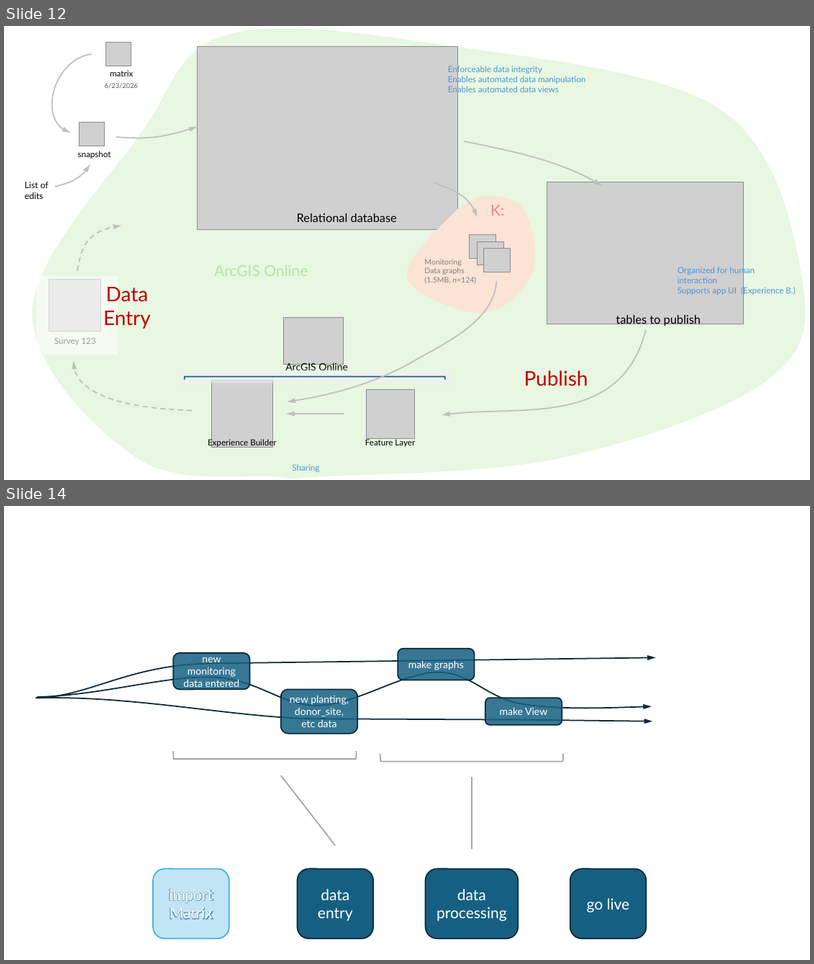
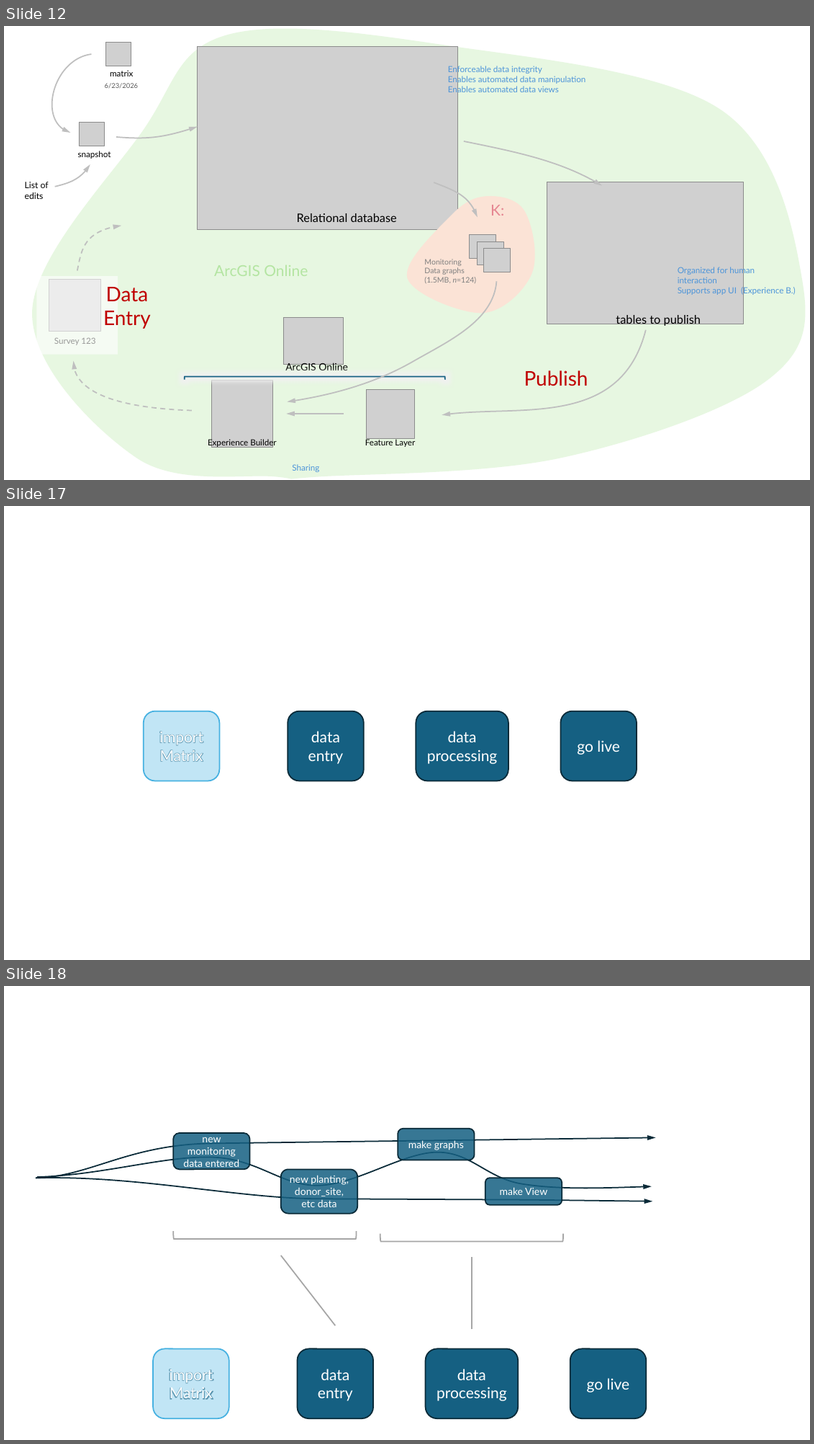
Before and after one commit to WA-Nearshore/seagrass-restoration-processing, a slide deck: docs/seagrass_restoration_storymap_notes.pptx. Shown one above the other, each under a label of ours: slides 12 and 14 before the commit, slides 12, 17 and 18 after it; the slides between them are not shown. The pictures are 814x964 and 814x1444 pixels, drawn with LibreOffice and Linux fonts; fonts in the diff are those of the drawing; grey boxes stand for pictures. Boxes give left, top, right and bottom in pixels: in the first picture for what was removed or moved away, otherwise in the second. Text is boxed around its words. In the diff, an @@ line names an element or a change of style, - is before the commit and + after.

```diff
--- a/docs/seagrass_restoration_storymap_notes.pptx
+++ b/docs/seagrass_restoration_storymap_notes.pptx
@@ slide 17 added at (4, 506, 810, 960), background #FFFFFF @@
@@ rounded rectangle added at (144, 711, 220, 780), fill #C1E5F5, outline #46B1E1 1.5 pt, 18 pt, text #FFFFFF @@
+import Matrix
@@ rounded rectangle added at (288, 711, 364, 780), fill #156082, outline #092A39 1.5 pt, 18 pt, text #FFFFFF @@
+data entry
@@ rounded rectangle added at (416, 711, 509, 780), fill #156082, outline #092A39 1.5 pt, 18 pt, text #FFFFFF @@
+data processing
@@ rounded rectangle added at (561, 711, 638, 780), fill #156082, outline #092A39 1.5 pt, 18 pt, text #FFFFFF @@
+go live
@@ what was slide 14 is now slide 18 @@
```
Also in this commit, not shown: 2 slides changed, 3 other slides added, 3 other files.
